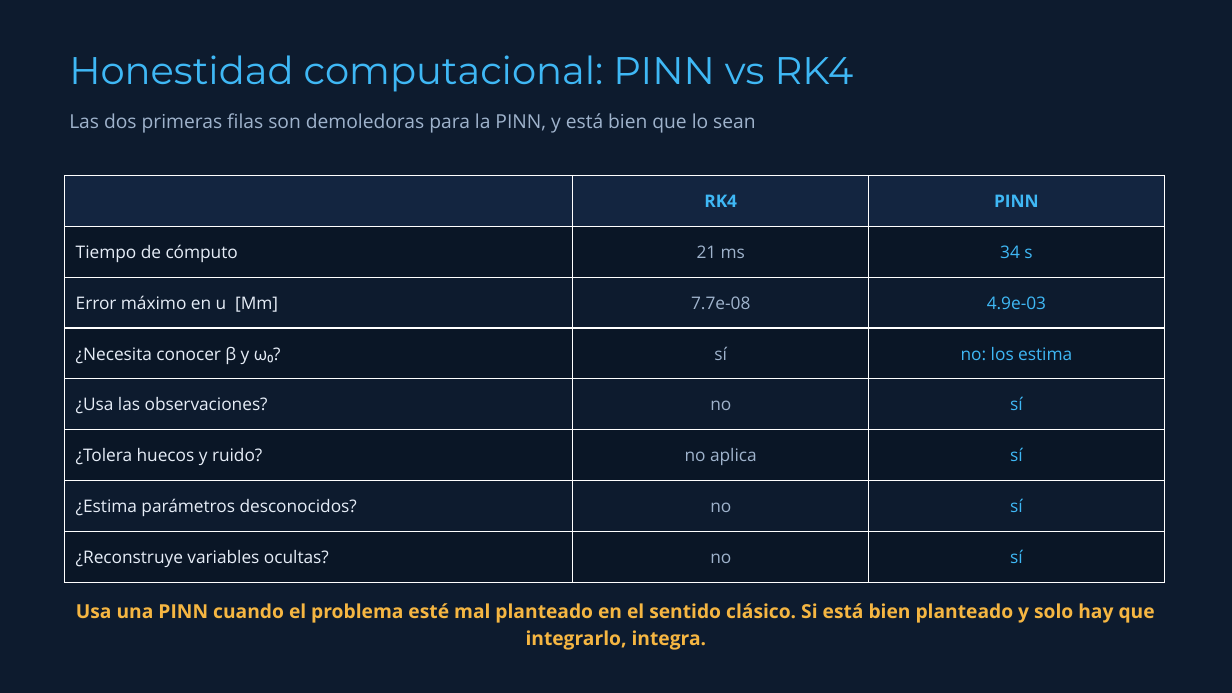
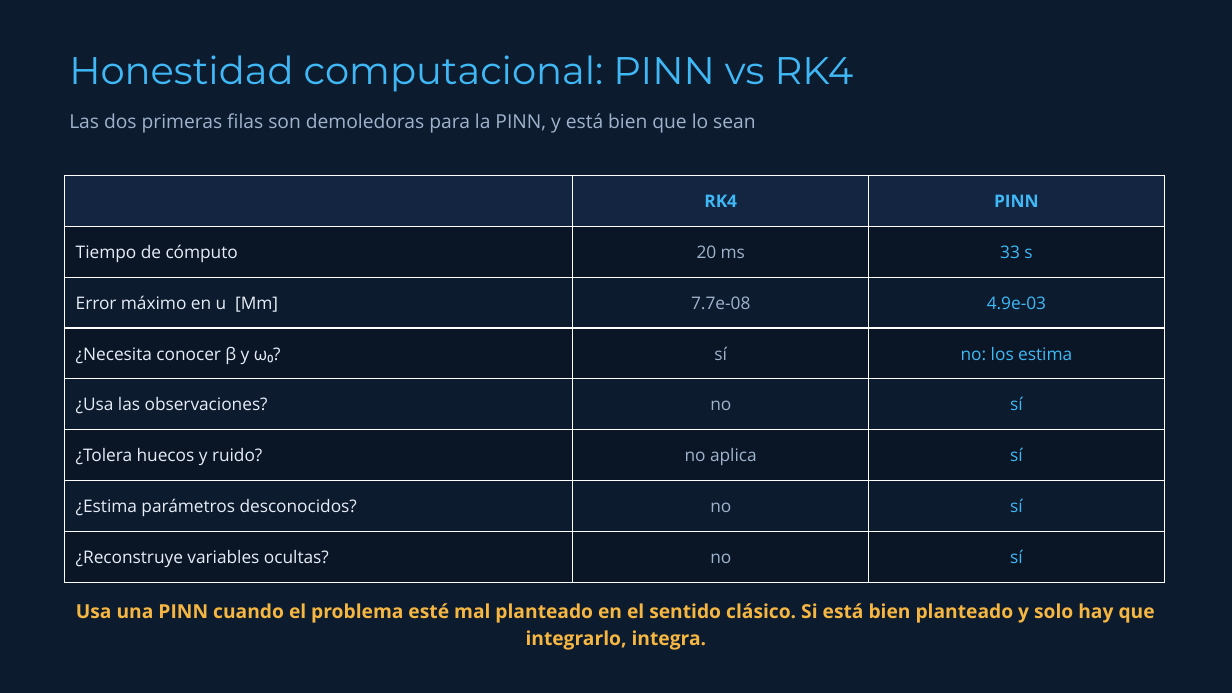
Before and after one commit to carlmarx17/astrofisica-computacional, a slide deck: slide 20 of PINNsClass/Presentacion_PINNs_Fisica_Solar.pptx. Drawn at 1232x693 pixels with LibreOffice and Linux fonts; fonts in the diff are those of the drawing. Boxes give left, top, right and bottom in pixels: in the first picture for what was removed or moved away, otherwise in the second. Text is boxed around its words. In the diff, an @@ line names an element or a change of style, - is before the commit and + after.

```diff
--- a/PINNsClass/Presentacion_PINNs_Fisica_Solar.pptx
+++ b/PINNsClass/Presentacion_PINNs_Fisica_Solar.pptx
@@ table at [65, 176, 1165, 582] @@
-row 2, column 2: 21 ms
+row 2, column 2: 20 ms
-row 2, column 3: 34 s
+row 2, column 3: 33 s
```
Also in this commit, not shown: 1 other slide changed, 5 other files.
